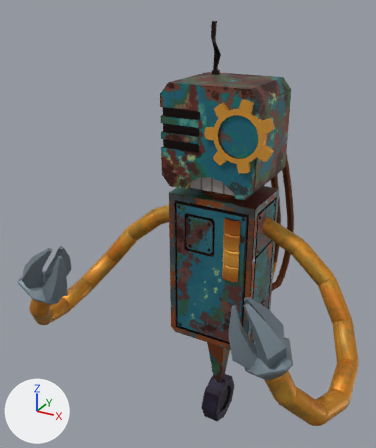
An edit to the FBX model Assets/RoguelikeGame/Models/Rusty_Robo (Updated).fbx, drawn before and after from the same camera.
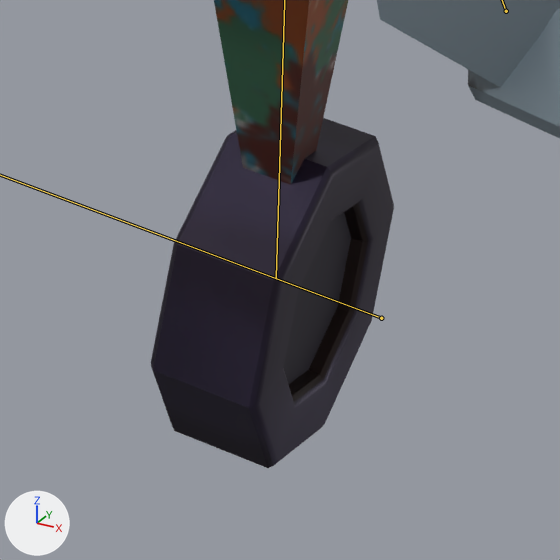
Old and new are each drawn whole from a 50 mm camera at (1.112, -2.434, 2.545) aimed at (-0.143, -0.152, 1.404) and again close up on the part from 48% to 68% of the width and 80% to 97% of the height. Arrows for +X, +Y and +Z are at lower left; the lights stay in place. Both versions are drawn at frame 5 of the action 'Rusty_Rig|Idle'; the numbers are the values there. The bones that bend it are drawn over the model as lines in the close-ups.

In view in the first close-up: 'Body'.
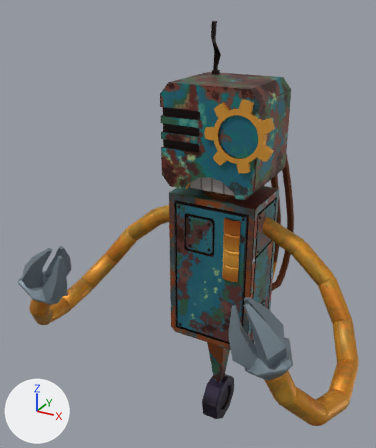
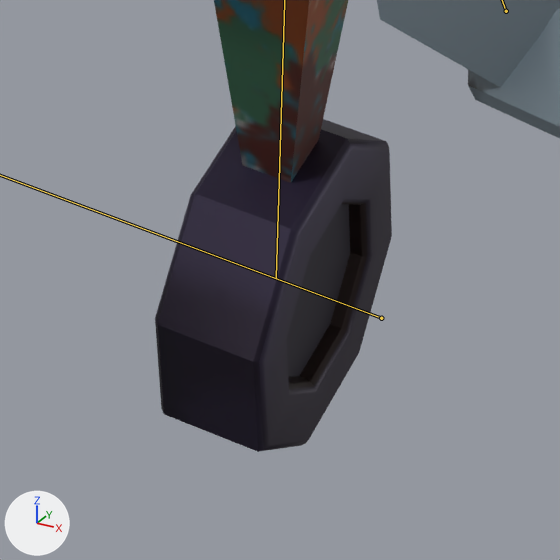
Where the change shows, as pixel boxes (x1, y1, x2, y2) in the close-ups (560 x 560 px):
'Body', posed
    before: (151, 0, 560, 468)
    after: (155, 0, 560, 452)

Patch to the scene script:
```diff
--- a/Assets/RoguelikeGame/Models/Rusty_Robo (Updated).fbx.py
+++ b/Assets/RoguelikeGame/Models/Rusty_Robo (Updated).fbx.py
@@ bone_wheel @@
 bone_wheel = bpy.data.objects['Rusty_Rig'].pose.bones['Wheel']  # child of 'Support'
-bone_wheel.rotation_quaternion = (1.0, 0.0, 0.0, 0.0)  # degrees (0, 0, 0)
+bone_wheel.rotation_quaternion = (0.258, 0.001, 0.966, 0.0)  # degrees (0, 150, 0)
```
